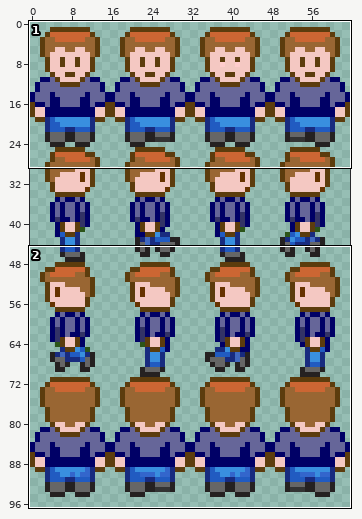
Two versions of one sprite sheet, public/img/character.png. The picture above shows the old version from afar; the outline marks the close-up.
Close-up. The starting point:
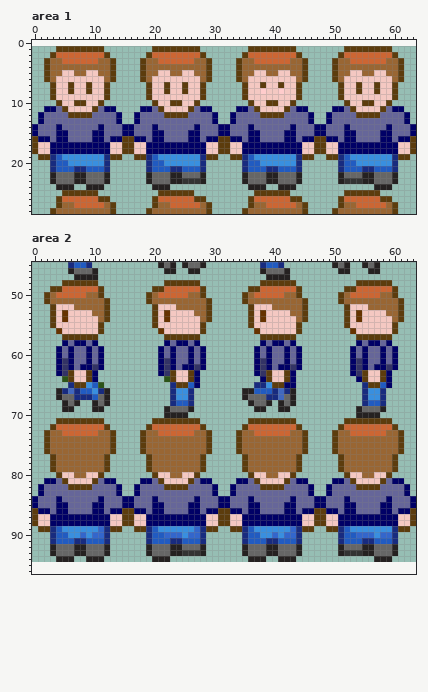
The file is 64x94 pixels. Shown: area 1: x 0..63, y 0..28; area 2: x 0..63, y 45..96. The old version is drawn lined up with the new one, on the new canvas.
And afterwards:
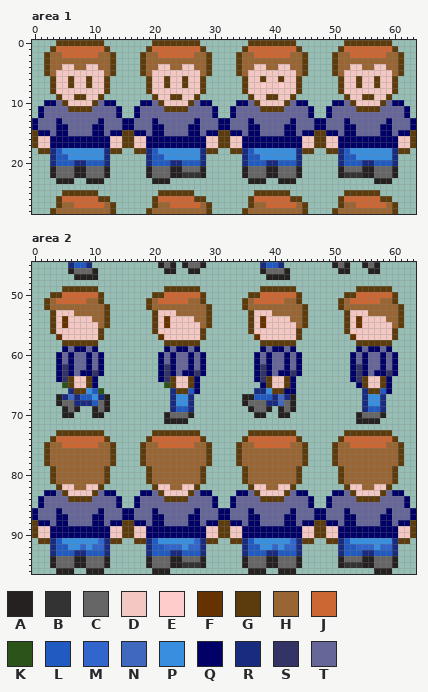
Palette (. is transparent): A #252121  B #333333  C #666666  D #f4c8c2  E #ffcccc  F #663300  G #5c3c0d  H #996633  J #cc6633  K #2c5418  L #215bc1  M #3366cc  N #4168bf  P #398fdf  Q #000066  R #182b7f  S #333366  T #666699
From old to new:
canvas 64x94 -> 64x97, the old top-left corner now at 0,1
Changed rows in their new state; - is an unchanged pixel.
Area 1:
first column x 0:
 0 ----GGGGGGGG--------GGGGGGGG--------GGGGGGGG--------GGGGGGGG----
 1 ---GJJJJJJJJG------GJJJJJJJJG------GJJJJJJJJG------GJJJJJJJJG---
 2 --GHH------HHG----GHH------HHG----GHH------HHG----GHH------HHG--
 3 -----HHHHHH----------HHHHHH----------HHHHHH----------HHHHHH-----
 4 -----DD--DD----------DD--DD----------DD--DD----------DD--DD-----
 5 ----D--DD--D--------D--DD--D--------D--DD--D--------D--DD--D----
 6 --.G--G--G--G.----.G--G--G--G.----.G--G--G--G.----.G--G--G--G.--
 7 --------------------------------------E--E----------------------
 8 ------D--D------------D--D------------D--D------------D--D------
 9 ---.G--GG--G.------.G--GG--G.------.G--GG--G.------.G--GG--G.---
10 --QQTG-DD-GTQQ----QQTG-DD-GTQQ----QQTG-DD-GTQQ----QQTG-DD-GTQQ--
11 -QTT-TGGGGT-TTQ--QTT-TGGGGT-TTQ--QTT-TGGGGT-TTQ--QTT-TGGGGT-TTQ-
12 ------TTTT------------TTTT------------TTTT------------TTTT------
13 QT--Q------Q--TQQT--Q------Q--TQQT--Q------Q--TQQT--Q------Q--TQ
14 -----Q----Q----------Q----Q----------Q----Q----------Q----Q-----
15 GQQ----------QQGGQQ----------QQGGQQ----------QQGGQQ----------QQG
16 -DDQ--QQQQ--QDD--DDQ--QQQQ--QDD--DDQ--QQQQ--QDD--DDQ--QQQQ--QDD-
18 .GGRLPPPPPPPRGG..GGRLPPPPPPPRGG..GGRLPPPPPPPRGG..GGRLPPPPPPPRGG.
19 -..--L-------..--..--L-------..--..--L-------..--..--L-------..-
20 ------LRRLLL----------LRRLLL----------LRRLLL----------LRRLLL----
21 ---ACCCAACCCA------ACCCAACCCA------ACCCAACCCA------ACCCAACCCA---
22 -------------------------BBB------------------------BBB---------
23 ---.AAA..AAA.------.AAA......------.AAA..AAA.------......AAA.---
24 ----...--...--------...-------------...--...-------------...----
Area 2:
first column x 0:
48 -----......-----------......----------......----------......----
49 ---..GGGGGG.--------..GGGGGG.-------..GGGGGG.-------..GGGGGG.---
50 --.GG----JJ--------.GG----JJ-------.GG----JJ-------.GG----JJ----
51 ----JJJJJ--G.--------JJJJJ--G.-------JJJJJ--G.-------JJJJJ--G.--
52 --GHHHH------------GHHHH-----------GHHHH-----------GHHHH--------
53 -----D-HHH------------D-HHH-----------D-HHH-----------D-HHH-----
54 ----------H----------------H---------------H---------------H----
55 -----F-----HG---------F-----HG--------F-----HG--------F-----HG--
56 ---GD---------------GD--------------GD--------------GD----------
57 ----FDDDDDDG---------FDDDDDDG--------FDDDDDDG--------FDDDDDDG---
58 -----GGGGGG-----------GGGGGG----------GGGGGG----------GGGGGG----
59 ----.QTQQTQ.---------.QTQQTQ.--------.QTQQTQ.--------.QTQQTQ.---
61 -----T----------------T---------------T---------------T---------
62 --------T-T--------------T-T-------------T-T-------------T-T----
63 ------QTQQSQ-----------QTQQSQ----------QTQQSQ----------QTQQSQ---
64 ----QS---------------QS--------------QS--------------QS---------
65 -----KGDDGQ.----------KGDDG----------.QGDDG-----------QGDDG-----
66 ----..RGGPLK.-----------GGLQ-------..RRPGGQQ------------GGLQ----
67 -----RN-LLPR------------------------ALLL--R---------------------
68 ----AC-RRRL-------------PP---------AC--RRN--------------PP------
69 ------CA---CA---------.RLLR---------ACCA--CA----------.RLLR-----
70 -----AA---AA-----------CCCA----------AA--AA------------CCCA-----
71 ----........--------..AAAA..--------........--------..AAAA..----
72 ---..........------..........------..........------..........---
73 --..GGGGGGGG..----..GGGGGGGG..----..GGGGGGGG..----..GGGGGGGG..--
74 --.GJJJJJJJJG.----.GJJJJJJJJG.----.GJJJJJJJJG.----.GJJJJJJJJG.--
75 -----JJJJJJ----------JJJJJJ----------JJJJJJ----------JJJJJJ-----
77 --GH--------HG----GH--------HG----GH--------HG----GH--------HG--
78 --GH--------HG----GH--------HG----GH--------HG----GH--------HG--
80 ---GHHH--HHHG------GHHH--HHHG------GHHH--HHHG------GHHH--HHHG---
81 --.GHHHHHHHHG.----.GHHHHHHHHG.----.GHHHHHHHHG.----.GHHHHHHHHG.--
82 -...GDDHHDDG...--...GDDHHDDG...--...GDDHHDDG...--...GDDHHDDG...-
83 -.QQ-GDDDDG-QQ.--.QQ-GDDDDG-QQ.--.QQ-GDDDDG-QQ.--.QQ-GDDDDG-QQ.-
84 .Q--T-GGGG-T--Q..Q--T-GGGG-T--Q..Q--T-GGGG-T--Q..Q--T-GGGG-T--Q.
85 .Q--TT----TT--Q..Q--TT----TT--Q..Q--TT----TT--Q..Q--TT----TT--Q.
86 QTT--T----T--TTQQTT--T----T--TTQQTT--T----T--TTQQTT--T----T--TTQ
87 QTTT--TTTT--TTTQQTTT--TTTT--TTTQQTTT--TTTT--TTTQQTTT--TTTT--TTTQ
88 -QQT--TTTT--TQQ--QQT--TTTT--TQQ--QQT--TTTT--TQQ--QQT--TTTT--TQQ-
89 GDDQQQQQQQQQQDDGGDDQQQQQQQQQQDDGGDDQQQQQQQQQQDDGGDDQQQQQQQQQQDDG
90 GDDQQQQQQQQQQDDGGDDQQQQQQQQQQDDGGDDQQQQQQQQQQDDGGDDQQQQQQQQQQDDG
91 -GG--PPPPPPM-GG--GG--PPPPPPM-GG--GG--PPPPPPM-GG--GG--PPPPPPP-GG-
92 ---RLLPPMPMMR------RLLMMMPMMR------RLLPPMPMMR------RLLMMMPMMR---
93 ---RLLLRRLLLR------RLLLRRLLLR------RLLLRRLLLR------RLLLRRLLLR---
94 ---ACCCAACCCA------ACCCAACCCA------ACCCAACCCA------ACCCAACCCA---
95 ---ACCCAACCCA------ACCCAABBBA------ACCCAACCCA------ABBBAACCCA---
96 ----AAA--AAA--------AAA-------------AAA--AAA-------------AAA----
Pixel boxes of the changes (left, top, right, bottom) in both close-ups:
changed: (32, 40, 416, 190)
changed: (32, 280, 416, 574)
